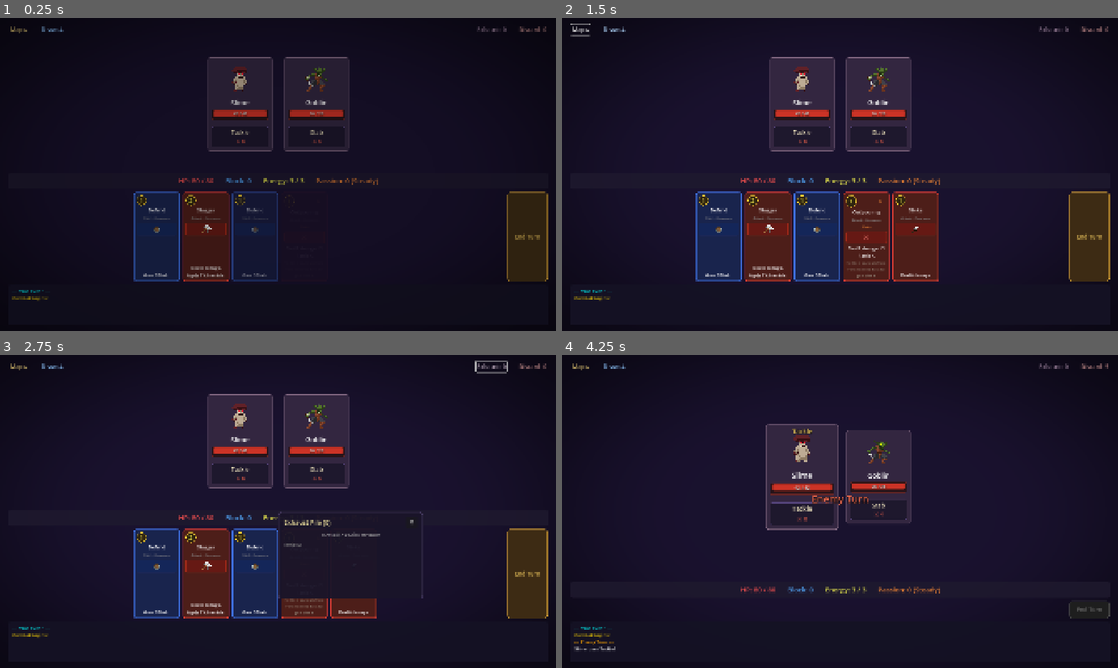
Above: before the commit, frames 1-4 (two rows, left to right).
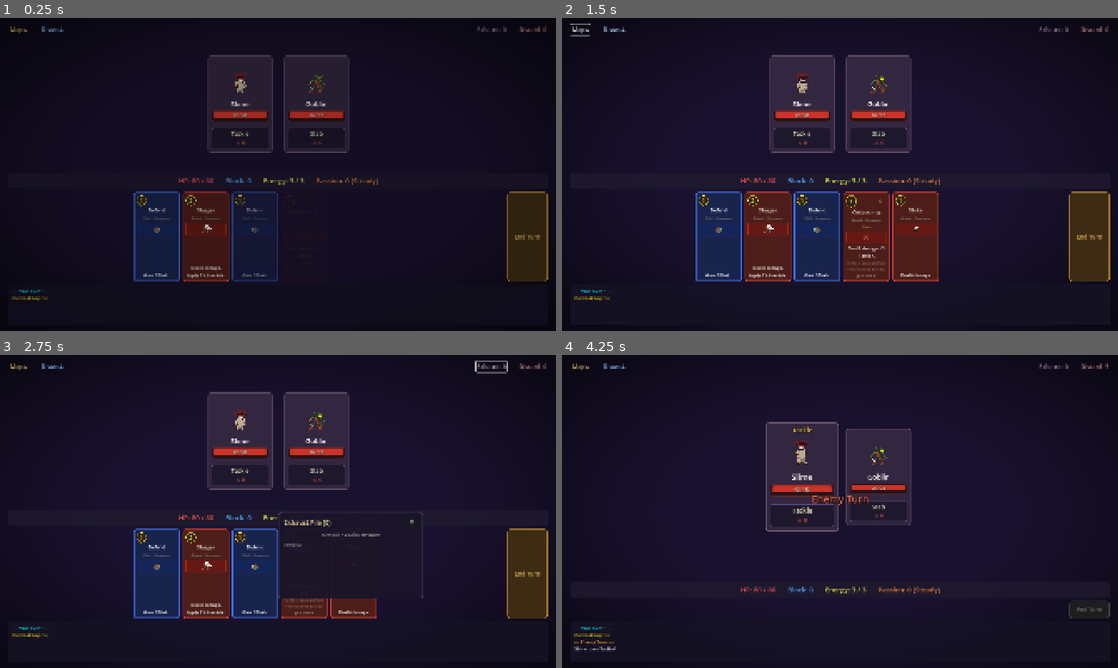
Above: after the commit, the same moments.

Repository: Maliik-B/Mythworn
Game: Godot game, scene res://scenes/combat/combat_scene.tscn
The game is run twice, just before and just after one commit, with the same random seed, the same clock (stepped at 60 frames per second) and the same inputs. This scene is started directly instead of the project's main scene. Sound files missing from this copy of the repository are replaced by a short silence.
Inputs:
- Up to frame 1 (0.25 s): no input
- Up to frame 2 (1.5 s): click "Map ▸" at 0.5 s; click "Draw: 4" at 1.25 s
- Up to frame 3 (2.75 s): click "Exhaust: 0" at 2 s
- Up to frame 4 (4.25 s): click "Discard: 0" at 2.75 s; click "End Turn" at 3.5 s

The runs differ from the first frame. In frame 1, 1.3% of the frame differs, in the area x 37-63%, y 11-44%; in frame 2, 1.3%; in frame 3, 1.3%; in frame 4, 1.6%, in the area x 36-63%, y 21-57%.

Commit message:
Animate the enemy sprites instead of freezing one frame
The combat scene cropped a single idle frame out of each enemy's spritesheet and left
it there, so every enemy stood frozen for the whole fight while their sheets carried
full idle, attack, take-hit, and death strips that went unused.

Each enemy now maps to a "sprite set" -- one LuizMelo sheet folder, with its strips
listed as [file, frame count, fps] -- and a small per-enemy animator steps the
AtlasTexture region across a strip's frames, driven from one _process loop. Idle loops;
attack, take-hit, and death play once on the matching combat event and fall back to
idle. The attack strip fires when an enemy's intent is offensive, the flinch when it
takes a real hit (a killing blow skips straight to the death throe), and the death
strip plays under the existing fade-out. The cell is drawn oversized inside a fixed,
clipped box so the character fills the portrait and its motion padding spills out of
view rather than shrinking the sprite -- the placeholder monster sheets need more zoom
for that than the tighter-framed human art will.

This swaps the flat ENEMY_SPRITES crop table for SPRITE_SETS (the sheet data, shared by
the stand-ins) plus ENEMY_SPRITE_SET (enemy name -> set). The real per-enemy art is
still the B5 track; this is the engine it plugs into, so landing a pack becomes just
adding its strips and a name mapping.

Verified live: Slime and Goblin idle-loop on their own, and forcing the attack and
take-hit strips renders the distinct lunge and recoil poses. roster_test still compiles
combat_scene clean.

Diff:
--- a/scenes/combat/combat_scene.gd
+++ b/scenes/combat/combat_scene.gd
@@ -27,6 +27,7 @@
 var selected_card: CardData = null
 var card_nodes: Dictionary = {} # CardData -> PanelContainer
 var enemy_nodes: Dictionary = {} # EnemyCombatState -> PanelContainer
+var _enemy_anims: Dictionary = {} # EnemyCombatState -> animator state dict (see _build_enemy_portrait)
 var _hand_coins: Dictionary = {} # CardData -> halo-coin Panel (pole cards only), for threshold fades
 
 
@@ -36,43 +37,83 @@
 var _status_pin: PanelContainer  # click-pinned status/effect description (see _show_status_pin)
 var _is_animating_card := false
 
-# Sprite portrait mapping: enemy_name -> [sprite_path, region_x, region_y, region_w, region_h]
-# Regions are tight crops around the actual sprite content (with padding)
-const ENEMY_SPRITES = {
-	"Slime": ["res://assets/sprites/enemies/monsters_main/Monsters_Creatures_Fantasy/Mushroom/Idle.png", 58, 56, 36, 52],
-	"Goblin": ["res://assets/sprites/enemies/monsters_main/Monsters_Creatures_Fantasy/Goblin/Idle.png", 52, 58, 46, 50],
-	"Orc Brute": ["res://assets/sprites/enemies/monsters_main/Monsters_Creatures_Fantasy/Skeleton/Idle.png", 52, 42, 62, 66],
-	"Realm Guardian": ["res://assets/sprites/enemies/monsters_main/Monsters_Creatures_Fantasy/Flying eye/Flight.png", 50, 54, 56, 46],
-	# Camelot regular roster (placeholder CC0 mappings; real per-enemy art is the
-	# B5 track item. Some sprites are shared as stand-ins until then.)
-	"Corrupted Knight": ["res://assets/sprites/enemies/monsters_main/Monsters_Creatures_Fantasy/Skeleton/Idle.png", 52, 42, 62, 66],
-	"Court Conspirator": ["res://assets/sprites/enemies/monsters_main/Monsters_Creatures_Fantasy/Goblin/Idle.png", 52, 58, 46, 50],
-	"Siege Golem": ["res://assets/sprites/enemies/fire_worm/Fire Worm/Sprites/Worm/Idle.png", 12, 12, 62, 52],
-	"Realm Shade": ["res://assets/sprites/enemies/monsters_main/Monsters_Creatures_Fantasy/Flying eye/Flight.png", 50, 54, 56, 46],
-	# Camelot elites + Act-1 boss (placeholder CC0; distinct per-enemy art is B5).
-	"Champion of the Usurper": ["res://assets/sprites/enemies/monsters_main/Monsters_Creatures_Fantasy/Skeleton/Idle.png", 52, 42, 62, 66],
-	"The False Prophet": ["res://assets/sprites/bosses/evil_wizard_2/EVil Wizard 2/Sprites/Idle.png", 100, 64, 72, 110],
-	"Sir Caedmon": ["res://assets/sprites/bosses/evil_wizard_2/EVil Wizard 2/Sprites/Idle.png", 100, 64, 72, 110],
-	"Hollow Warden": ["res://assets/sprites/enemies/fire_worm/Fire Worm/Sprites/Worm/Idle.png", 12, 12, 62, 52],
-	"Fable's End": ["res://assets/sprites/bosses/evil_wizard_2/EVil Wizard 2/Sprites/Idle.png", 100, 64, 72, 110],
-	# New Sep/Oct-2026 roster (thickening + content furnishing). CC0 stand-ins chosen so no
-	# paired composition shows two identical sprites -- e.g. the Pikeman is a Goblin so
-	# pikeman_knight reads as a goblin + a skeleton, and the Herald is the robed Wizard so
-	# herald_knight doesn't double the skeleton. Distinct per-enemy art is the B5 track item.
-	"Man-at-Arms": ["res://assets/sprites/enemies/monsters_main/Monsters_Creatures_Fantasy/Skeleton/Idle.png", 52, 42, 62, 66],
-	"Corrupted Squire": ["res://assets/sprites/enemies/monsters_main/Monsters_Creatures_Fantasy/Goblin/Idle.png", 52, 58, 46, 50],
-	"Prophet's Acolyte": ["res://assets/sprites/bosses/evil_wizard_2/EVil Wizard 2/Sprites/Idle.png", 100, 64, 72, 110],
-	"Corrupted Pikeman": ["res://assets/sprites/enemies/monsters_main/Monsters_Creatures_Fantasy/Goblin/Idle.png", 52, 58, 46, 50],
-	"Hollow Herald": ["res://assets/sprites/bosses/evil_wizard_2/EVil Wizard 2/Sprites/Idle.png", 100, 64, 72, 110],
-	"Rotting Knight": ["res://assets/sprites/enemies/monsters_main/Monsters_Creatures_Fantasy/Skeleton/Idle.png", 52, 42, 62, 66],
-	# New elites (both solo nodes, so no in-fight sprite clash).
-	"The Iron Verdict": ["res://assets/sprites/enemies/monsters_main/Monsters_Creatures_Fantasy/Skeleton/Idle.png", 52, 42, 62, 66],
-	"The Hollow Prelate": ["res://assets/sprites/bosses/evil_wizard_2/EVil Wizard 2/Sprites/Idle.png", 100, 64, 72, 110],
+# Enemy sprite animation. Each enemy maps to a "sprite set" (one LuizMelo sheet folder),
+# and each set lists its strips as [file, frame_count, fps]. Every strip is a horizontal
+# row of square cells (cell size = the PNG's height); the animator (see _process /
+# _anim_tick) steps the AtlasTexture region across the row. `zoom` scales the whole cell
+# inside a fixed, clipped portrait box so the character reads large enough: the monster
+# placeholder sheets carry a lot of motion padding, where the real per-enemy human art
+# frames tighter and will want less zoom. Real per-enemy art is the B5 track -- these are
+# shared CC0 stand-ins until it lands.
+const PORTRAIT_BOX := 130.0
+
+const SPRITE_SETS := {
+	"goblin": {
+		"dir": "res://assets/sprites/enemies/monsters_main/Monsters_Creatures_Fantasy/Goblin/",
+		"cell": 150, "zoom": 2.2,
+		"anims": {"idle": ["Idle.png", 4, 7], "attack": ["Attack.png", 8, 12], "hit": ["Take Hit.png", 4, 13], "death": ["Death.png", 4, 9]},
+	},
+	"skeleton": {
+		"dir": "res://assets/sprites/enemies/monsters_main/Monsters_Creatures_Fantasy/Skeleton/",
+		"cell": 150, "zoom": 1.8,
+		"anims": {"idle": ["Idle.png", 4, 7], "attack": ["Attack.png", 8, 12], "hit": ["Take Hit.png", 4, 13], "death": ["Death.png", 4, 9]},
+	},
+	"flyingeye": {
+		"dir": "res://assets/sprites/enemies/monsters_main/Monsters_Creatures_Fantasy/Flying eye/",
+		"cell": 150, "zoom": 2.0,
+		"anims": {"idle": ["Flight.png", 8, 10], "attack": ["Attack.png", 8, 12], "hit": ["Take Hit.png", 4, 13], "death": ["Death.png", 4, 9]},
+	},
+	"mushroom": {
+		"dir": "res://assets/sprites/enemies/monsters_main/Monsters_Creatures_Fantasy/Mushroom/",
+		"cell": 150, "zoom": 2.2,
+		"anims": {"idle": ["Idle.png", 4, 7], "attack": ["Attack.png", 8, 12], "hit": ["Take Hit.png", 4, 13], "death": ["Death.png", 4, 9]},
+	},
+	"worm": {
+		"dir": "res://assets/sprites/enemies/fire_worm/Fire Worm/Sprites/Worm/",
+		"cell": 90, "zoom": 1.4,
+		"anims": {"idle": ["Idle.png", 9, 10], "attack": ["Attack.png", 16, 16], "hit": ["Get Hit.png", 3, 12], "death": ["Death.png", 8, 10]},
+	},
+	"wizard2": {
+		"dir": "res://assets/sprites/bosses/evil_wizard_2/EVil Wizard 2/Sprites/",
+		"cell": 250, "zoom": 1.8,
+		"anims": {"idle": ["Idle.png", 8, 9], "attack": ["Attack1.png", 8, 12], "hit": ["Take hit.png", 3, 12], "death": ["Death.png", 7, 10]},
+	},
+}
+
+# enemy_name -> sprite set. Shared CC0 stand-ins chosen so no paired composition shows two
+# identical sprites -- e.g. the Pikeman is a goblin so pikeman_knight reads goblin + skeleton,
+# and the Herald is the robed wizard so herald_knight doesn't double the skeleton. Distinct
+# per-enemy art is the B5 track item.
+const ENEMY_SPRITE_SET := {
+	"Slime": "mushroom",
+	"Goblin": "goblin",
+	"Orc Brute": "skeleton",
+	"Realm Guardian": "flyingeye",
+	# Camelot regular roster.
+	"Corrupted Knight": "skeleton",
+	"Court Conspirator": "goblin",
+	"Siege Golem": "worm",
+	"Realm Shade": "flyingeye",
+	# Camelot elites + Act-1 boss.
+	"Champion of the Usurper": "skeleton",
+	"The False Prophet": "wizard2",
+	"Sir Caedmon": "wizard2",
+	"Hollow Warden": "worm",
+	"Fable's End": "wizard2",
+	# Sep/Oct-2026 roster (thickening + content furnishing).
+	"Man-at-Arms": "skeleton",
+	"Corrupted Squire": "goblin",
+	"Prophet's Acolyte": "wizard2",
+	"Corrupted Pikeman": "goblin",
+	"Hollow Herald": "wizard2",
+	"Rotting Knight": "skeleton",
+	"The Iron Verdict": "skeleton",
+	"The Hollow Prelate": "wizard2",
 	# Raider questline band: the Boar reads big (worm sheet) vs the two small goblin raiders.
-	"The Boar": ["res://assets/sprites/enemies/fire_worm/Fire Worm/Sprites/Worm/Idle.png", 12, 12, 62, 52],
-	"Weald Raider": ["res://assets/sprites/enemies/monsters_main/Monsters_Creatures_Fantasy/Goblin/Idle.png", 52, 58, 46, 50],
+	"The Boar": "worm",
+	"Weald Raider": "goblin",
 	# The Reliquary chapel beast -- ethereal/reforming, so the floating-eye sheet.
-	"The Shattered Choir": ["res://assets/sprites/enemies/monsters_main/Monsters_Creatures_Fantasy/Flying eye/Flight.png", 50, 54, 56, 46],
+	"The Shattered Choir": "flyingeye",
 }
 # Card icon mapping: card_name -> full res:// path
 # Card art icons live in CardVisuals (single source, shared with the reward screen
@@ -91,6 +132,113 @@
 	_build_ui()
 	_connect_events()
 	_start_combat()
+
+
+# ============================================================
+# ENEMY SPRITE ANIMATION
+# Idle loops; attack/hit/death play once (on combat events) then fall back to idle.
+# Driven from _process so a single loop ticks every live enemy animator.
+# ============================================================
+
+func _process(delta: float) -> void:
+	if _enemy_anims.is_empty():
+		return
+	for enemy in _enemy_anims:
+		_anim_tick(_enemy_anims[enemy], delta)
+
+
+## Builds the animated portrait for an enemy and registers its animator in _enemy_anims.
+## The cell is drawn oversized inside a fixed, clipped box so the character fills the frame
+## and its motion padding spills out of view rather than shrinking the sprite.
+func _build_enemy_portrait(set_key: String, enemy) -> Control:
+	var sset: Dictionary = SPRITE_SETS[set_key]
+	var cell: int = sset["cell"]
+	var zoom: float = sset["zoom"]
+	# Preload every strip once so state swaps are instant.
+	var textures := {}
+	for state in sset["anims"]:
+		textures[state] = load(sset["dir"] + sset["anims"][state][0])
+	var atlas := AtlasTexture.new()
+	atlas.atlas = textures["idle"]
+	atlas.region = Rect2(0, 0, cell, cell)
+
+	var box := Control.new()
+	box.custom_minimum_size = Vector2(PORTRAIT_BOX, PORTRAIT_BOX)
+	box.clip_contents = true
+	box.size_flags_horizontal = Control.SIZE_SHRINK_CENTER
+	var portrait := TextureRect.new()
+	portrait.texture = atlas
+	portrait.expand_mode = TextureRect.EXPAND_IGNORE_SIZE
+	portrait.stretch_mode = TextureRect.STRETCH_KEEP_ASPECT_CENTERED
+	portrait.texture_filter = CanvasItem.TEXTURE_FILTER_NEAREST
+	var inner := PORTRAIT_BOX * zoom
+	portrait.size = Vector2(inner, inner)
+	portrait.position = Vector2((PORTRAIT_BOX - inner) / 2.0, (PORTRAIT_BOX - inner) / 2.0)
+	box.add_child(portrait)
+
+	var anim := {
+		"set": set_key, "cell": cell, "atlas": atlas, "rect": portrait,
+		"textures": textures, "state": "idle", "frame": 0, "elapsed": 0.0,
+		"frames": 1, "fps": 7.0, "loop": true,
+	}
+	_enemy_anims[enemy] = anim
+	_anim_set_state(anim, "idle")
+	return box
+
+
+## Switches an animator to a state (idle/attack/hit/death). Only idle loops; the others
+## play through once and _anim_tick returns them to idle.
+func _anim_set_state(anim: Dictionary, state: String) -> void:
+	var sset: Dictionary = SPRITE_SETS[anim["set"]]
+	if not sset["anims"].has(state):
+		state = "idle"
+	var info: Array = sset["anims"][state]
+	anim["atlas"].atlas = anim["textures"][state]
+	anim["frames"] = int(info[1])
+	anim["fps"] = float(info[2])
+	anim["loop"] = (state == "idle")
+	anim["state"] = state
+	anim["frame"] = 0
+	anim["elapsed"] = 0.0
+	_anim_apply_frame(anim)
+
+
+func _anim_apply_frame(anim: Dictionary) -> void:
+	var cell: int = anim["cell"]
+	anim["atlas"].region = Rect2(anim["frame"] * cell, 0, cell, cell)
+
+
+func _anim_tick(anim: Dictionary, delta: float) -> void:
+	if not is_instance_valid(anim.get("rect")):
+		return
+	var fps: float = anim["fps"]
+	if fps <= 0.0:
+		return
+	anim["elapsed"] += delta
+	var frame_time := 1.0 / fps
+	while anim["elapsed"] >= frame_time:
+		anim["elapsed"] -= frame_time
+		anim["frame"] = int(anim["frame"]) + 1
+		if anim["frame"] >= int(anim["frames"]):
+			if anim["loop"]:
+				anim["frame"] = 0
+			else:
+				# One-shot done: hold its last frame a beat, then return to idle.
+				anim["frame"] = int(anim["frames"]) - 1
+				_anim_apply_frame(anim)
+				_anim_set_state(anim, "idle")
+				return
+		_anim_apply_frame(anim)
+
+
+## Plays a one-shot state on an enemy's animator (no-op if it has none, or is dead).
+func _enemy_play(enemy, state: String) -> void:
+	var anim = _enemy_anims.get(enemy)
+	if anim == null or not is_instance_valid(anim.get("rect")):
+		return
+	if anim["state"] == "death":
+		return
+	_anim_set_state(anim, state)
 
 
 func _input(event: InputEvent) -> void:
@@ -1482,20 +1630,11 @@
 	vbox.add_theme_constant_override("separation", 6)
 	panel.add_child(vbox)
 
-	# Enemy portrait area — sprite from spritesheet
-	var sprite_info = ENEMY_SPRITES.get(enemy.enemy_data.enemy_name)
-	if sprite_info:
-		var sheet: Texture2D = load(sprite_info[0])
-		var atlas = AtlasTexture.new()
-		atlas.atlas = sheet
-		atlas.region = Rect2(sprite_info[1], sprite_info[2], sprite_info[3], sprite_info[4])
-		var portrait = TextureRect.new()
-		portrait.texture = atlas
-		portrait.expand_mode = TextureRect.EXPAND_IGNORE_SIZE
-		portrait.stretch_mode = TextureRect.STRETCH_KEEP_ASPECT_CENTERED
-		portrait.texture_filter = CanvasItem.TEXTURE_FILTER_NEAREST
-		portrait.custom_minimum_size = Vector2(120, 120)
-		vbox.add_child(portrait)
+	# Enemy portrait area -- animated spritesheet (idle loops; attack/hit/death play on
+	# combat events, then fall back to idle). See SPRITE_SETS / _build_enemy_portrait.
+	var set_key: String = ENEMY_SPRITE_SET.get(enemy.enemy_data.enemy_name, "")
+	if set_key != "" and SPRITE_SETS.has(set_key):
+		vbox.add_child(_build_enemy_portrait(set_key, enemy))
 	else:
 		# Fallback for unknown enemies
 		var portrait = PanelContainer.new()
@@ -2129,6 +2268,7 @@
 # ============================================================
 
 func _on_combat_started() -> void:
+	_enemy_anims.clear()
 	for enemy in combat_engine.enemies:
 		var panel = _create_enemy_panel(enemy)
 		enemy_container.add_child(panel)
@@ -2179,6 +2319,10 @@
 			.set_trans(Tween.TRANS_BACK).set_ease(Tween.EASE_OUT)
 		t.tween_property(epanel, "scale", Vector2(1.0, 1.0), 0.20).set_trans(Tween.TRANS_QUAD)
 		_float_move_callout(epanel, move.move_name)
+	# Play the attack strip for offensive intents; defends/buffs stay on idle.
+	if move.intent_type == EnemyMove.IntentType.ATTACK \
+			or move.intent_type == EnemyMove.IntentType.ATTACK_DEBUFF:
+		_enemy_play(enemy, "attack")
 
 
 ## A Frozen enemy forfeits its turn. Mirror the move-callout beat with a "Frozen!"
@@ -2248,6 +2392,9 @@
 	RunManager.run_stats["damage_dealt"] = RunManager.run_stats.get("damage_dealt", 0) + amount
 	var panel = enemy_nodes.get(enemy)
 	_spawn_damage_number("-%d" % amount, Color(1.0, 0.3, 0.2), panel)
+	# Flinch on a real hit; a killing blow skips straight to the death throe below.
+	if amount > 0 and new_hp > 0:
+		_enemy_play(enemy, "hit")
 	_refresh_ui()
 
 
@@ -2266,6 +2413,8 @@
 func _on_enemy_died(enemy) -> void:
 	_log("[color=green]%s defeated![/color]" % enemy.enemy_data.enemy_name)
 	RunManager.run_stats["enemies_killed"] = RunManager.run_stats.get("enemies_killed", 0) + 1
+	# Play the death strip under the fade-out _animate_enemy_death runs on the panel.
+	_enemy_play(enemy, "death")
 	# Boss death beat: a final line as the enemy falls (e.g. Caedmon, freed from the
 	# compulsion — the Act-2 Puppeteer tease). Float it BEFORE _animate_enemy_death erases
 	# the panel from enemy_nodes; the combat log keeps a permanent copy either way.
